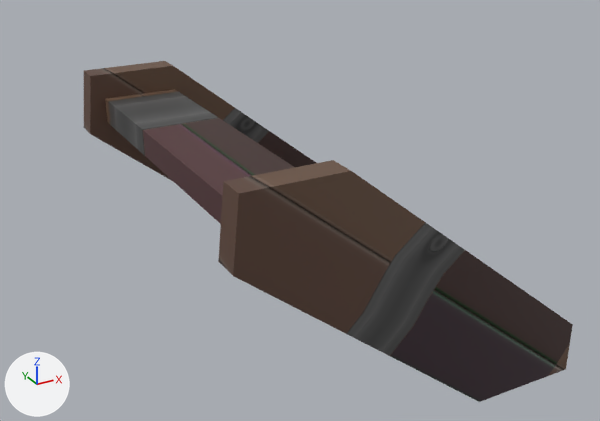
An edit to the FBX model Assets/Meshes/ShipStairsShort.fbx, drawn before and after from the same camera.
Both versions are drawn from a 50 mm camera at (-4.38, -3.72, 3.69) aimed at (-1.54, 1.44, 1.11). Lighting does not change. The marker at lower left points along +X, +Y and +Z. Where no turn or scale is listed for an object, it has been applied to the vertices.

In view in the first picture: 'SmallStairs'.
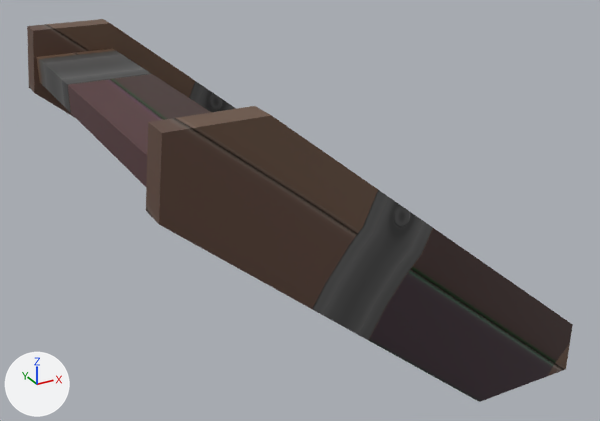
What differs and where, as boxes [x1, y1, x2, y2] in the pictures (600 x 421 px):
'SmallStairs', reshaped (12% wider, 12% taller): before [84, 61, 573, 402]; after [27, 19, 573, 402]

Patch to the scene script:
```diff
--- a/Assets/Meshes/ShipStairsShort.fbx.py
+++ b/Assets/Meshes/ShipStairsShort.fbx.py
@@ me_cube_048 @@
 # used by ob_smallstairs; location = (0.0, 0.0, 0.0)
-me_cube_048.from_pydata(...)  # 64 vertices, 50 faces; spans x -2.75..0.0, y 0.0..3.0, z 0.0..2.0
+me_cube_048.from_pydata(...)  # 72 vertices, 44 faces; spans x -3.15..0.0, y 0.0..3.0, z 0.0..2.4
+# me_cube_048 part 1
+# 10 faces are deleted
+# 8 vertices in x -2.75..-2.7, y 0.0..3.0, z 1.52..2.0 move by (-0.4, 0.0, 0.4)
+# 4 vertices in x -2.0, y 0.0..3.0, z 2.0 move by (-0.5, 0.0, 0.4)
+# 8 vertices are added at x -3.1..-2.5, y 0.2..2.8, z 2.0..2.2
+# 4 new faces join them
 me_cube_048.materials.append(mat_planks)
```
